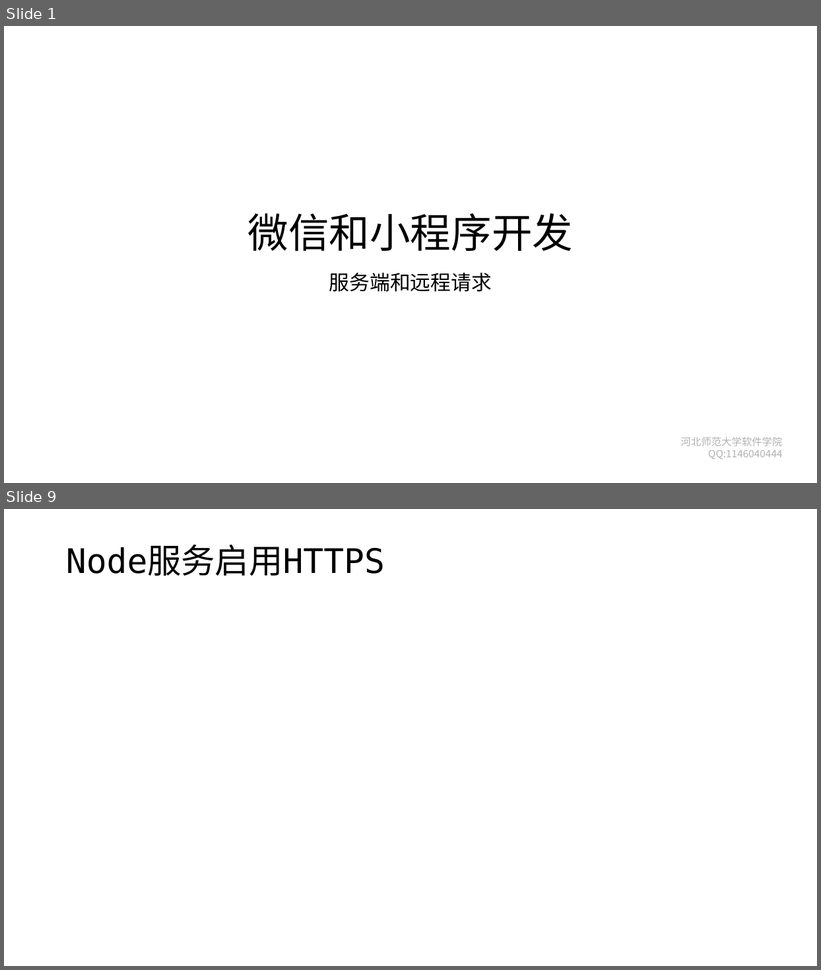
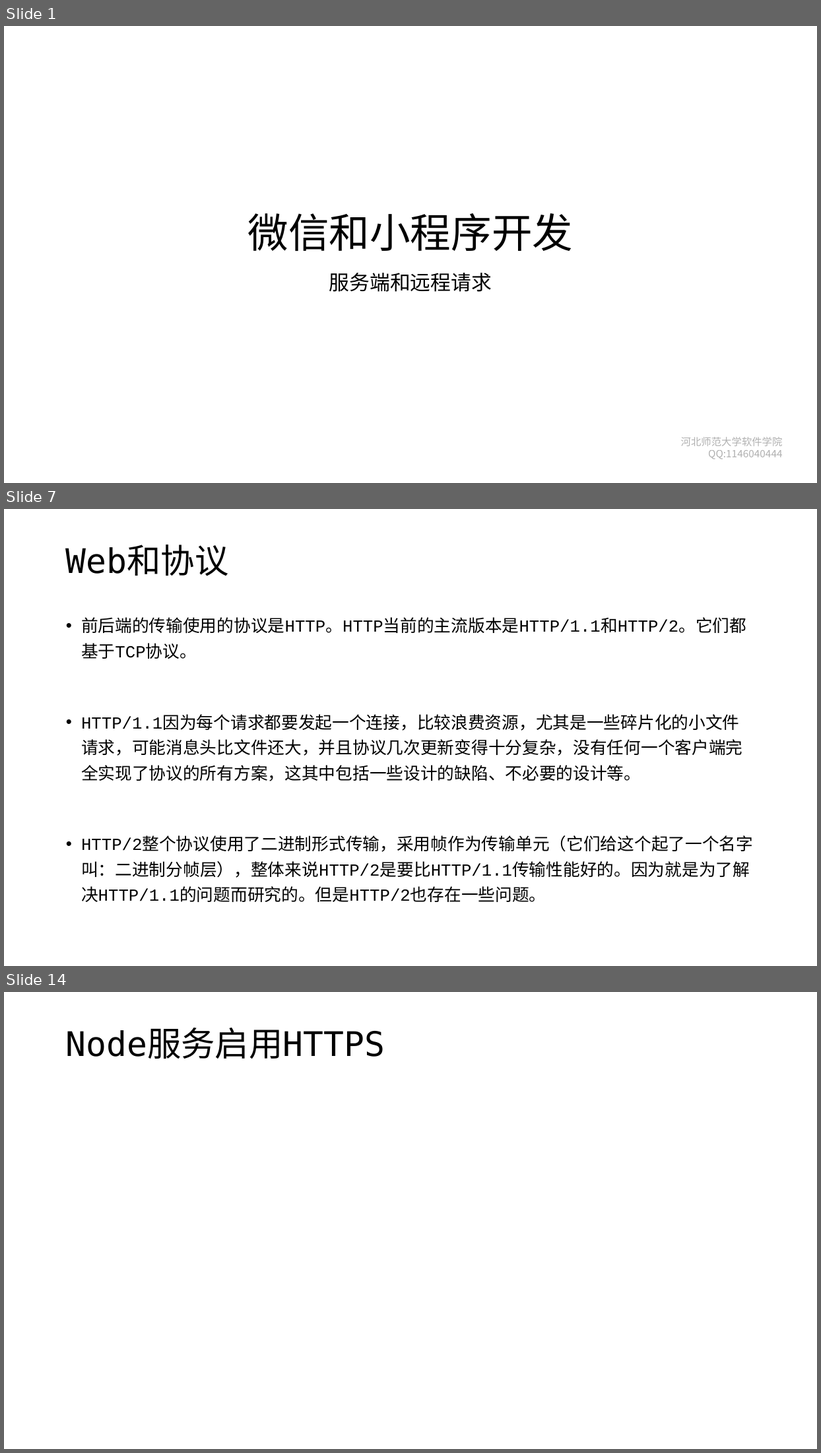
Before and after one commit to edu2act/course-wechat-and-miniprogram, a slide deck: materials/ch06/ch06-服务端和远程请求.pptx. Shown one above the other, each under a label of ours: slides 1 and 9 before the commit, slides 1, 7 and 14 after it; the slides between them are not shown. The pictures are 821x970 and 821x1453 pixels, drawn with LibreOffice and Linux fonts; fonts in the diff are those of the drawing; background and template pictures are left out. Boxes give left, top, right and bottom in pixels: in the first picture for what was removed or moved away, otherwise in the second. Text is boxed around its words. In the diff, an @@ line names an element or a change of style, - is before the commit and + after.

```diff
--- a/materials/ch06/ch06-服务端和远程请求.pptx
+++ b/materials/ch06/ch06-服务端和远程请求.pptx
@@ slide 7 added at box(4, 509, 817, 966), background #FFFFFF @@
@@ title added at box(66, 546, 229, 576), 40 pt, text #000000 @@
+Web和协议
@@ text added at box(81, 617, 753, 902), 20 pt, text #000000 @@
+• 前后端的传输使用的协议是HTTP。HTTP当前的主流版本是HTTP/1.1和HTTP/2。它们都基于TCP协议。
+• HTTP/1.1因为每个请求都要发起一个连接，比较浪费资源，尤其是一些碎片化的小文件请求，可能消息头比文件还大，并且协议几次更新变得十分复杂，没有任何一个客户端完全实现了协议的所有方案，这其中包括一些设计的缺陷、不必要的设计等。
+• HTTP/2整个协议使用了二进制形式传输，采用帧作为传输单元（它们给这个起了一个名字叫：二进制分帧层），整体来说HTTP/2是要比HTTP/1.1传输性能好的。因为就是为了解决HTTP/1.1的问题而研究的。但是HTTP/2也存在一些问题。
@@ what was slide 9 is now slide 14 @@
```
Also in this commit, not shown: 7 slides changed, 11 other slides added, 4 slides removed, 2 other files.
